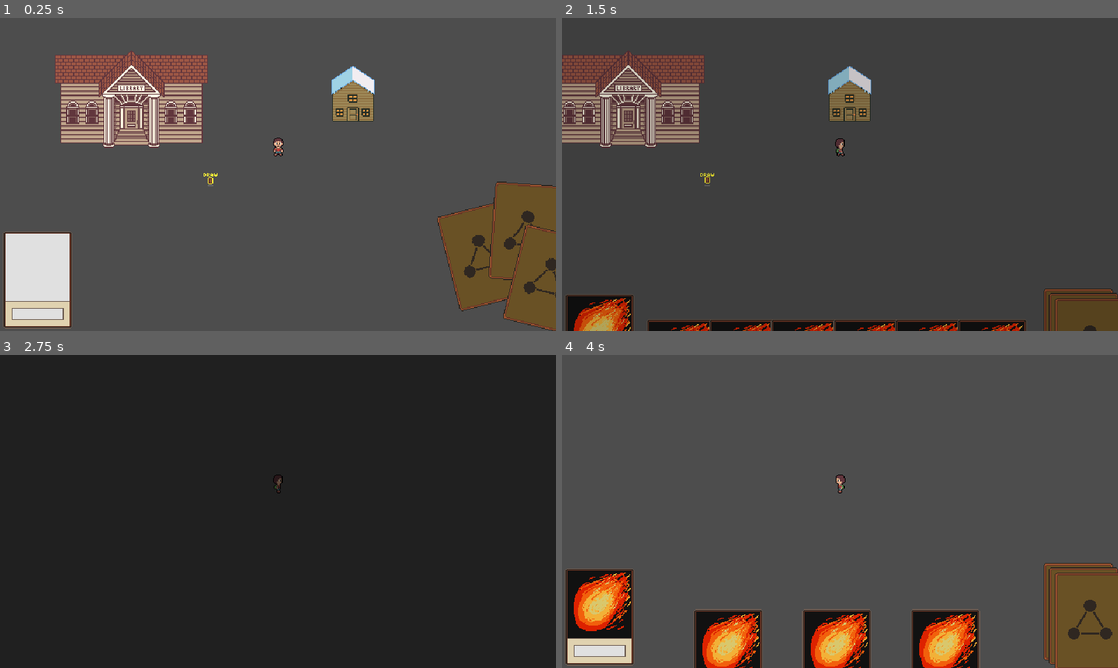
Above: before the commit, frames 1-4 (two rows, left to right).
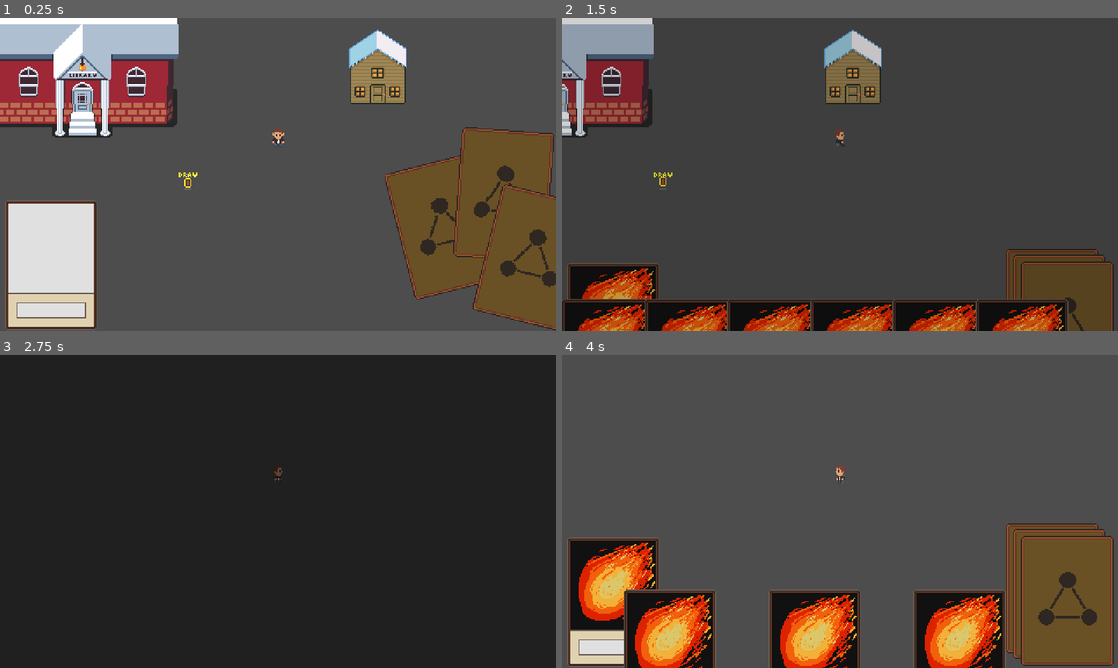
Above: after the commit, the same moments.

Repository: HaywardMorihara/action-card-game
Game: Godot game, scene res://Main.tscn
The game is run twice, just before and just after one commit, with the same random seed, the same clock (stepped at 60 frames per second) and the same inputs.
Inputs (mouse positions are in pixels of both pictures, inside the frame that each line leads up to):
- Up to frame 1 (0.25 s): no input
- Up to frame 2 (1.5 s): move the mouse to (834, 309) at 0.52 s; press the mouse at (834, 309) at 0.53 s; hold D (move_right) 0.53-1.28 s; tap Space (ui_select) at 0.77 s; move the mouse to (600, 280) at 1.27 s; release the mouse at (600, 280) at 1.28 s; hold S (move_down) from 1.28 s (still down); click (600, 280) at 1.35 s
- Up to frame 3 (2.75 s): tap Space (ui_select) at 1.52 s; move the mouse to (333, 442) at 2.02 s; release S (move_down) at 2.03 s; press the mouse at (333, 442) at 2.03 s; hold D (move_right) from 2.03 s (still down)
- Up to frame 4 (4 s): move the mouse to (812, 574) at 2.77 s; release D (move_right) at 2.78 s; release the mouse at (812, 574) at 2.78 s; hold W (move_up) 2.78-3.53 s; click (812, 574) at 2.85 s; tap Space (ui_select) at 3.02, 3.77 s; move the mouse to (1006, 558) at 3.52 s; press the mouse at (1006, 558) at 3.53 s; hold A (move_left) from 3.53 s (still down)

The runs differ from the first frame. In frame 1, 30% of the frame differs, in the area x 0-100%, y 0-100%; in frame 2, 24%; in frame 3, less than 0.1%; in frame 4, 24%.

Commit message:
Resize for new assets

Diff:
--- a/card_game/CardGame.tscn
+++ b/card_game/CardGame.tscn
@@ -9,12 +9,12 @@
 script = ExtResource("1_q7d6n")
 
 [node name="Deck" parent="." instance=ExtResource("3_6yrxi")]
-position = Vector2(594, 295)
+position = Vector2(423, 201)
 
 [node name="DiscardPile" parent="." instance=ExtResource("4_n424s")]
-position = Vector2(43, 301)
+position = Vector2(44, 213)
 
 [node name="Hand" parent="." instance=ExtResource("2_qrhnp")]
-position = Vector2(316, 336)
+position = Vector2(218, 249)
 
 [connection signal="card_played" from="Hand" to="." method="_on_hand_card_played"]
--- a/project.godot
+++ b/project.godot
@@ -22,8 +22,8 @@
 
 [display]
 
-window/size/viewport_width=640
-window/size/viewport_height=360
+window/size/viewport_width=480
+window/size/viewport_height=270
 window/size/always_on_top=true
 window/size/window_width_override=1280
 window/size/window_height_override=720
--- a/world/buildings/library/Library.tscn
+++ b/world/buildings/library/Library.tscn
@@ -1,12 +1,12 @@
 [gd_scene load_steps=3 format=3 uid="uid://bu0qetju1koip"]
 
 [ext_resource type="PackedScene" uid="uid://b6ronjy3jk03g" path="res://world/buildings/Building.tscn" id="1_tfspe"]
-[ext_resource type="Texture2D" uid="uid://bcmoj2fs6ml3l" path="res://world/buildings/library/library.png" id="2_nxbsf"]
+[ext_resource type="Texture2D" uid="uid://dtndwvtuxoj0n" path="res://world/buildings/library/library-new.png" id="2_r2fk8"]
 
 [node name="Building" instance=ExtResource("1_tfspe")]
 
 [node name="Sprite2D" parent="." index="0"]
-texture = ExtResource("2_nxbsf")
+texture = ExtResource("2_r2fk8")
 
 [node name="AreaTransition" parent="." index="1"]
 position = Vector2(0, 20)
@@ -15,4 +15,4 @@
 linked_transition_area = "ATLibraryExit"
 
 [node name="CollisionPolygon2D" type="CollisionPolygon2D" parent="." index="2"]
-polygon = PackedVector2Array(-81, -51, 79, -51, 81, 50, 24, 50, 12, 9, -12, 9, -19, 50, -81, 50)
+polygon = PackedVector2Array(-81, -37, 79, -37, 81, 50, 24, 50, 12, 9, -12, 9, -19, 50, -81, 50)
--- a/world/player/Player.tscn
+++ b/world/player/Player.tscn
@@ -1,7 +1,7 @@
 [gd_scene load_steps=11 format=3 uid="uid://b2wnebsb3crkv"]
 
 [ext_resource type="Script" path="res://world/player/Player.gd" id="1_y3uwx"]
-[ext_resource type="Texture2D" uid="uid://yxagrlgkmgun" path="res://world/player/Player.png" id="2_av4bh"]
+[ext_resource type="Texture2D" uid="uid://bxjy575a64rb1" path="res://world/player/player-spritesheet.png" id="2_q2sku"]
 
 [sub_resource type="CapsuleShape2D" id="CapsuleShape2D_cgmyu"]
 radius = 6.0
@@ -24,6 +24,7 @@
 
 [sub_resource type="Animation" id="Animation_h651i"]
 resource_name = "idle"
+length = 3.5
 loop_mode = 1
 tracks/0/type = "value"
 tracks/0/imported = false
@@ -32,48 +33,14 @@
 tracks/0/interp = 1
 tracks/0/loop_wrap = true
 tracks/0/keys = {
-"times": PackedFloat32Array(0, 0.5),
-"transitions": PackedFloat32Array(1, 1),
+"times": PackedFloat32Array(0, 0.5, 1, 1.5, 2.2, 2.3, 2.4, 2.5, 2.6, 3.2, 3.3, 3.4),
+"transitions": PackedFloat32Array(1, 1, 1, 1, 1, 1, 1, 1, 1, 1, 1, 1),
 "update": 1,
-"values": [0, 1]
-}
-
-[sub_resource type="Animation" id="Animation_1prsv"]
-resource_name = "walk_down"
-length = 0.8
-loop_mode = 1
-tracks/0/type = "value"
-tracks/0/imported = false
-tracks/0/enabled = true
-tracks/0/path = NodePath("Sprite2D:frame")
-tracks/0/interp = 1
-tracks/0/loop_wrap = true
-tracks/0/keys = {
-"times": PackedFloat32Array(0, 0.2, 0.4, 0.6),
-"transitions": PackedFloat32Array(1, 1, 1, 1),
-"update": 1,
-"values": [2, 3, 4, 5]
-}
-
-[sub_resource type="Animation" id="Animation_j18vg"]
-resource_name = "walk_left"
-length = 0.8
-loop_mode = 1
-tracks/0/type = "value"
-tracks/0/imported = false
-tracks/0/enabled = true
-tracks/0/path = NodePath("Sprite2D:frame")
-tracks/0/interp = 1
-tracks/0/loop_wrap = true
-tracks/0/keys = {
-"times": PackedFloat32Array(0, 0.2, 0.4, 0.6),
-"transitions": PackedFloat32Array(1, 1, 1, 1),
-"update": 1,
-"values": [10, 11, 12, 13]
+"values": [0, 1, 2, 1, 2, 3, 4, 5, 2, 3, 4, 5]
 }
 
 [sub_resource type="Animation" id="Animation_5etlc"]
-resource_name = "walk_right"
+resource_name = "walk_down2"
 length = 0.8
 loop_mode = 1
 tracks/0/type = "value"
@@ -90,7 +57,7 @@
 }
 
 [sub_resource type="Animation" id="Animation_yicca"]
-resource_name = "walk_up"
+resource_name = "walk_left2"
 length = 0.8
 loop_mode = 1
 tracks/0/type = "value"
@@ -106,14 +73,48 @@
 "values": [6, 7, 8, 9]
 }
 
+[sub_resource type="Animation" id="Animation_j18vg"]
+resource_name = "walk_right2"
+length = 0.8
+loop_mode = 1
+tracks/0/type = "value"
+tracks/0/imported = false
+tracks/0/enabled = true
+tracks/0/path = NodePath("Sprite2D:frame")
+tracks/0/interp = 1
+tracks/0/loop_wrap = true
+tracks/0/keys = {
+"times": PackedFloat32Array(0, 0.2, 0.4, 0.6),
+"transitions": PackedFloat32Array(1, 1, 1, 1),
+"update": 1,
+"values": [10, 11, 12, 13]
+}
+
+[sub_resource type="Animation" id="Animation_1prsv"]
+resource_name = "walk_up2"
+length = 0.8
+loop_mode = 1
+tracks/0/type = "value"
+tracks/0/imported = false
+tracks/0/enabled = true
+tracks/0/path = NodePath("Sprite2D:frame")
+tracks/0/interp = 1
+tracks/0/loop_wrap = true
+tracks/0/keys = {
+"times": PackedFloat32Array(0, 0.2, 0.4, 0.6),
+"transitions": PackedFloat32Array(1, 1, 1, 1),
+"update": 1,
+"values": [18, 19, 20, 21]
+}
+
 [sub_resource type="AnimationLibrary" id="AnimationLibrary_kkpqd"]
 _data = {
 "RESET": SubResource("Animation_qm5ou"),
 "idle": SubResource("Animation_h651i"),
-"walk_down": SubResource("Animation_1prsv"),
-"walk_left": SubResource("Animation_j18vg"),
-"walk_right": SubResource("Animation_5etlc"),
-"walk_up": SubResource("Animation_yicca")
+"walk_down": SubResource("Animation_5etlc"),
+"walk_left": SubResource("Animation_yicca"),
+"walk_right": SubResource("Animation_j18vg"),
+"walk_up": SubResource("Animation_1prsv")
 }
 
 [node name="Player" type="CharacterBody2D"]
@@ -123,8 +124,8 @@
 shape = SubResource("CapsuleShape2D_cgmyu")
 
 [node name="Sprite2D" type="Sprite2D" parent="."]
-texture = ExtResource("2_av4bh")
-hframes = 18
+texture = ExtResource("2_q2sku")
+hframes = 22
 
 [node name="AnimationPlayer" type="AnimationPlayer" parent="."]
 libraries = {
